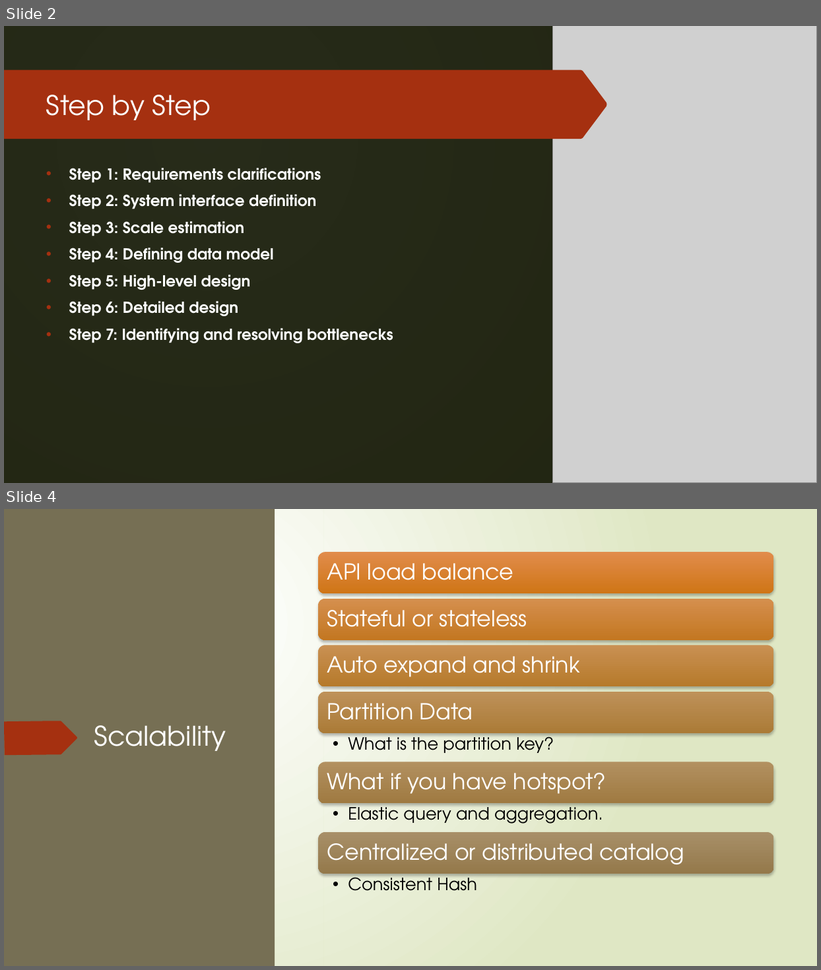
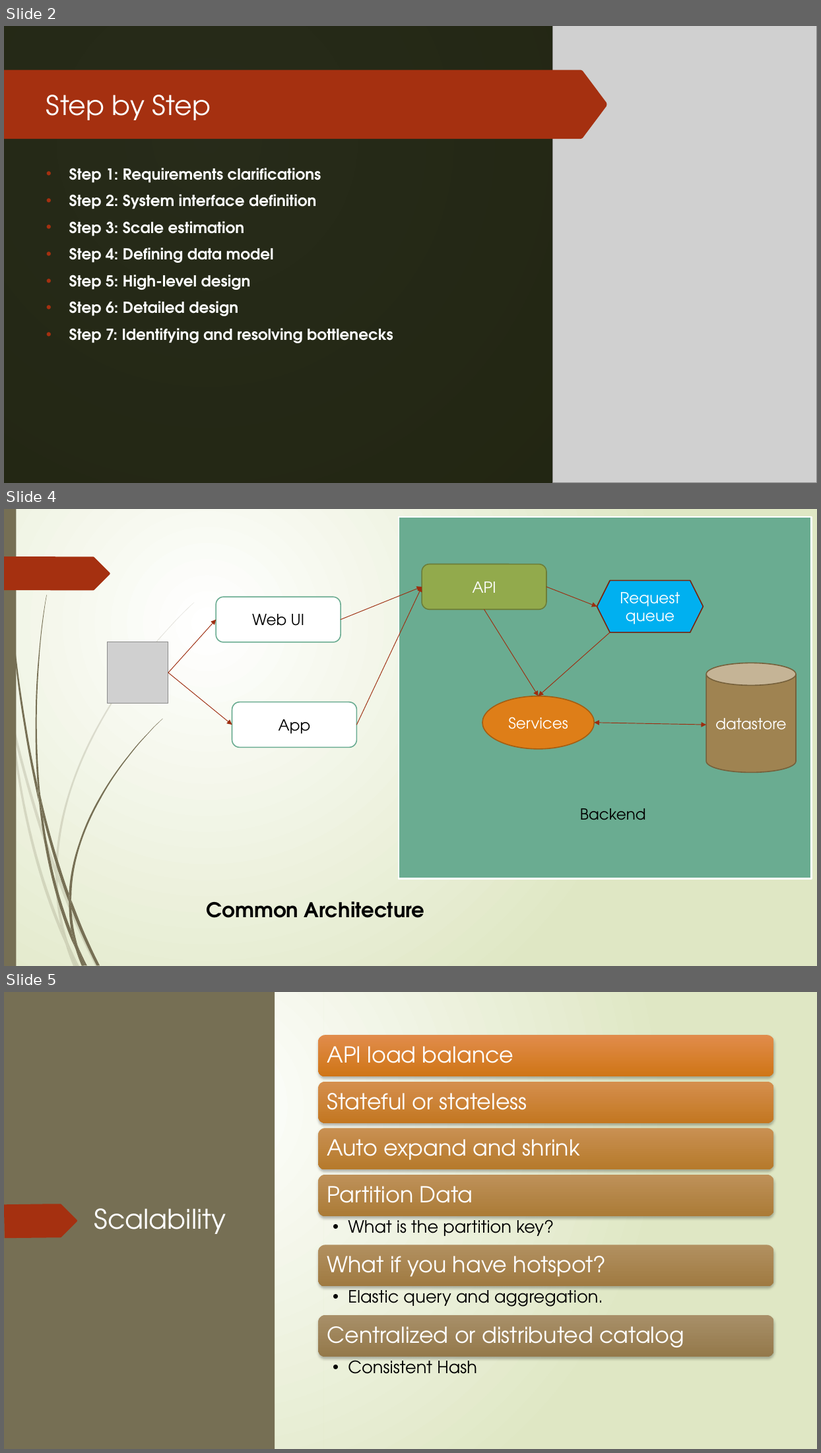
Before and after one commit to huanminwu/LeetCode, a slide deck: Cloud/Design Principle.pptx. Shown one above the other, each under a label of ours: slides 2 and 4 before the commit, slides 2, 4 and 5 after it; the slides between them are not shown. The pictures are 821x970 and 821x1453 pixels, drawn with LibreOffice and Linux fonts; fonts in the diff are those of the drawing; grey boxes stand for pictures. Boxes give left, top, right and bottom in pixels: in the first picture for what was removed or moved away, otherwise in the second. Text is boxed around its words. In the diff, an @@ line names an element or a change of style, - is before the commit and + after.

```diff
--- a/Cloud/Design Principle.pptx
+++ b/Cloud/Design Principle.pptx
@@ slide 4 added at (4,509,817,966), background gradient #FFFFFF to #DFE8C4; not listed: 12 template elements that a slide beside it also shows @@
@@ rectangle added at (399,517,812,879), fill #6AAC91, outline #FFFFFF 1.75 pt @@
@@ rounded rectangle added at (422,564,547,609), fill #92AA4C, outline #6C7E38 1.25 pt, 18 pt, text #FFFFFF @@
+API
@@ arrow added from (341, 619) to (422, 587), #9E2E0F 0.75 pt @@
@@ arrow added from (356, 725) to (422, 587), #9E2E0F 0.75 pt @@
@@ arrow added from (547, 587) to (597, 607), #9E2E0F 0.75 pt @@
@@ hexagon added at (597,580,703,632), fill #00B0F0, outline #7A240C 1.25 pt, 18 pt, text #FFFFFF @@
+Request queue
@@ rounded rectangle added at (217,597,341,642), fill #FFFFFF, outline #6AAC91 1.25 pt, 18 pt, text #000000 @@
+Web UI
@@ arrow added from (168, 673) to (217, 619), #9E2E0F 0.75 pt @@
@@ arrow added from (484, 609) to (539, 696), #9E2E0F 0.75 pt @@
@@ picture added at (107,642,168,704) @@
@@ arrow added from (611, 633) to (539, 696), #9E2E0F 0.75 pt @@
@@ cylinder added at (707,663,797,773), fill #9F8351, outline #76613C 1.25 pt, 18 pt, text #FFFFFF @@
+datastore
@@ arrow added from (168, 673) to (232, 725), #9E2E0F 0.75 pt @@
@@ rounded rectangle added at (232,702,356,747), fill #FFFFFF, outline #6AAC91 1.25 pt, 18 pt, text #000000 @@
+App
@@ ellipse added at (483,696,595,749), fill #DE7E18, outline #A45D12 1.25 pt, 18 pt, text #FFFFFF @@
+Services
@@ double arrow added from (595, 722) to (707, 725), #9E2E0F 0.75 pt @@
@@ text added at (580,809,646,821), 18 pt, text #000000 @@
+Backend
@@ group added at (11,602,194,945): 5 freeform shapes @@
@@ group added at (35,595,162,949): 7 freeform shapes @@
@@ text added at (206,902,425,918), 24 pt, text #000000, bold @@
+Common Architecture
@@ what was slide 4 is now slide 5 @@
```
Also in this commit, not shown: 5 slides changed.
